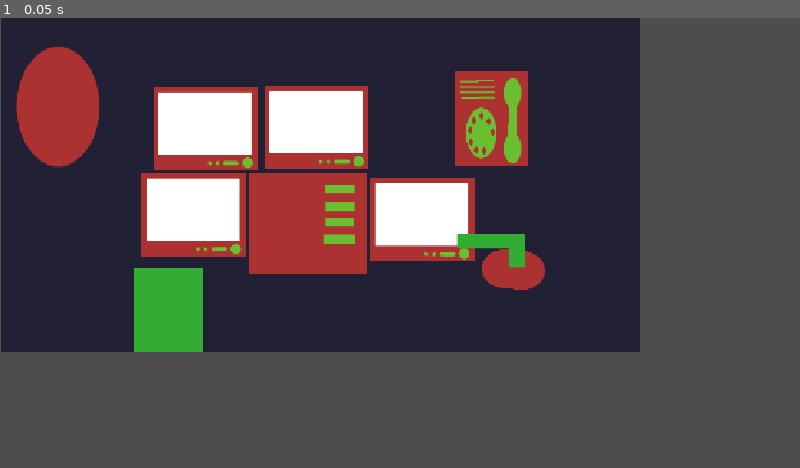
Above: before the commit, frame 1.
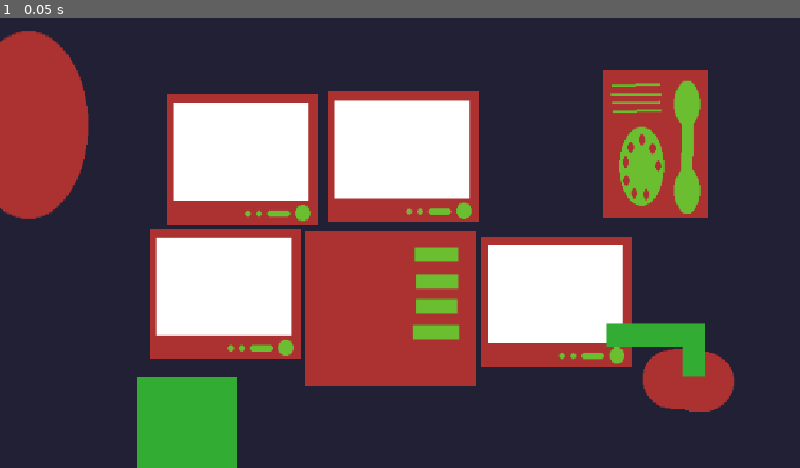
Above: after the commit, the same moment.

Repository: aleksify/little-brother
Game: Godot game, scene res://node_2d.tscn
Same seed, same stepped clock (60 frames per second), same inputs: the game is played once before the commit and once after it. Before the commit the project has no main scene; this scene is started directly in both runs.
Inputs:
- Up to frame 1 (0.05 s): no input

The runs differ from the first frame. In frame 1, 70% of the frame differs, in the area x 0-100%, y 0-100%.

Commit message:
add initial camera script

Diff:
--- /dev/null
+++ b/Scripts/area_2d.gd
@@ -0,0 +1,9 @@
+extends Area2D
+
+@onready var cam: Camera2D = $"../Camera2D"
+
+func _on_mouse_entered() -> void:
+	cam.edge_active["left"] = true
+
+func _on_mouse_exited() -> void:
+	cam.edge_active["left"] = false
--- /dev/null
+++ b/Scripts/camera_2d.gd
@@ -0,0 +1,47 @@
+extends Camera2D
+
+@export var max_speed: float = 800.0
+@export var accel_strength: float = 1500.0
+
+var velocity: Vector2 = Vector2.ZERO
+var accel_input: Vector2 = Vector2.ZERO
+var edge_active: Dictionary = {"left": false, "right": false, "top": false, "bottom": false}
+var offsett: Vector2 = Vector2.ZERO
+var home_position: Vector2
+
+func _ready() -> void:
+	home_position = position
+
+func _physics_process(delta: float) -> void:
+	var any_active: bool = edge_active["left"] or edge_active["right"] or edge_active["top"] or edge_active["bottom"]
+
+	if any_active:
+		accel_input = Vector2.ZERO
+		if edge_active["left"] or edge_active["right"]:
+			accel_input.x += accel_strength
+		if edge_active["top"] or edge_active["bottom"]:
+			accel_input.y += accel_strength
+
+		velocity += accel_input * delta
+		velocity = velocity.limit_length(max_speed)
+		if edge_active["left"] or edge_active["bottom"]:
+			offsett -= velocity * delta
+		if edge_active["top"] or edge_active["right"]:
+			offsett += velocity * delta
+		position = home_position + offsett
+		return
+
+	elif position != home_position:
+		if offsett.x < 0.0:
+			accel_input = Vector2.ZERO
+			accel_input.x += accel_strength
+			velocity += accel_input * delta
+			offsett += velocity * delta
+			position = home_position + offsett
+		if offsett.y < 0.0:
+			accel_input = Vector2.ZERO
+			accel_input.y += accel_strength
+			velocity += accel_input * delta
+			velocity = velocity.limit_length(max_speed)
+			offsett += velocity * delta
+			position = home_position + offsett
--- a/node_2d.tscn
+++ b/node_2d.tscn
@@ -7,6 +7,11 @@
 [ext_resource type="Texture2D" uid="uid://cqis4uhknpnt6" path="res://Assets/Baseclock.png" id="5_hqns4"]
 [ext_resource type="Texture2D" uid="uid://calo3sy41xcpv" path="res://Assets/BasePowerCrank.png" id="6_x0ka3"]
 [ext_resource type="Texture2D" uid="uid://erwx8gxa272v" path="res://Assets/BaseDocument.png" id="7_0h7mo"]
+[ext_resource type="Script" uid="uid://c8ybauslxxmy5" path="res://Scripts/camera_2d.gd" id="8_rj586"]
+[ext_resource type="Script" uid="uid://dw463aq2bbje3" path="res://Scripts/area_2d.gd" id="9_4d7sh"]
+
+[sub_resource type="RectangleShape2D" id="RectangleShape2D_xyql7"]
+size = Vector2(186.5, 503)
 
 [node name="Node2D" type="Node2D" unique_id=1319346127]
 
@@ -53,3 +58,34 @@
 position = Vector2(242, 420)
 scale = Vector2(0.6666667, 1)
 texture = ExtResource("7_0h7mo")
+
+[node name="Camera2D" type="Camera2D" parent="." unique_id=404264206]
+position = Vector2(453, 236)
+zoom = Vector2(1.45, 1.565)
+limit_left = 2
+limit_top = 1
+limit_right = 922
+limit_bottom = 481
+drag_horizontal_enabled = true
+drag_vertical_enabled = true
+drag_left_margin = 0.08
+drag_right_margin = 0.08
+editor_draw_limits = true
+script = ExtResource("8_rj586")
+
+[node name="left_area" type="Area2D" parent="." unique_id=1702936348]
+script = ExtResource("9_4d7sh")
+
+[node name="left" type="CollisionShape2D" parent="left_area" unique_id=387334250]
+position = Vector2(90.75, 240)
+shape = SubResource("RectangleShape2D_xyql7")
+
+[node name="Area2D" type="Area2D" parent="." unique_id=332293097]
+position = Vector2(453, 236)
+
+[node name="right" type="CollisionShape2D" parent="Area2D" unique_id=1196818840]
+position = Vector2(379, 9)
+shape = SubResource("RectangleShape2D_xyql7")
+
+[connection signal="mouse_entered" from="left_area" to="left_area" method="_on_mouse_entered"]
+[connection signal="mouse_exited" from="left_area" to="left_area" method="_on_mouse_exited"]
--- a/project.godot
+++ b/project.godot
@@ -11,6 +11,7 @@
 [application]
 
 config/name="lilbro"
+run/main_scene="uid://bvuuo68ihdcg1"
 config/features=PackedStringArray("4.7", "GL Compatibility")
 config/icon="res://icon.svg"
 
Not shown, added: Scripts/area_2d.gd.uid
Not shown, added: Scripts/camera_2d.gd.uid
